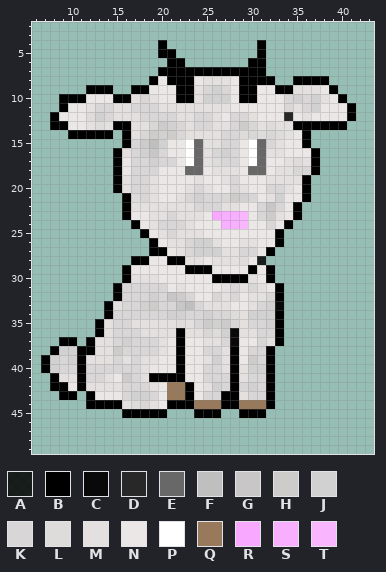
Pixel-art sprite -- www/textures/Character_1_vue_0.png. The picture above was drawn from the file before the commit.
The file is 50x50 pixels. Pixels under 10% opacity are left out. Colours within 5 levels of each other are drawn and written as one. Shown: x 6..43, y 2..49.
Palette (. is transparent): A #000000d7  B #000000  C #090909  D #282828  E #686868  F #c0bfbf  G #c8c6c6  H #cecbcb  J #d2d1d1  K #d8d6d6  L #dedbdb  M #e4e0e0  N #ece7e7  P #ffffff  Q #98795b  R #f8a9ff  S #f8afff  T #fab5ff
Pixels before, first column x 7:
 4 .............B..........B..........
 5 .............BB.........B..........
 6 ..............BB.......BB..........
 7 .............BBBBBBBBBBBB..........
 8 ............BNBBBNMMMNBBBB..BBBB...
 9 .....BBB..BBNNNBBMKJKNBBNNBBMMMNB..
10 ..BBBNNNBBMKMNNBBMJJJNBBNNNKJKJMNB.
11 ..BNNMKKMMKKKMMMMMMMMNNNNNNKMKJNNNB
12 .BNNNLJKMMMKKKKMMKKMNKKMNNNDNMNNNNB
13 .BBNNMLMBBMMKHJKMKKMMKHKMLMMBBBBBB.
14 ...BBBBB.BMKHJHKMMMMKKLKLKLMNB.....
15 .........BKHFJNNPEMMKKNPEKMNNB.....
16 ........BMKJGKNNPEMKJKNPEMMNNNB....
17 ........BNKKJKKNPEMLKKNPENNMLMB....
18 ........BNKKKNNNEENMMMNEENMMKKB....
19 ........BMKKMNNNNMNNMKNNNMMMMB.....
20 ........BMKKMNNNMKMNNKMNNKKMNB.....
21 .........BLKMNNMKJKKKHJKNMJNNB.....
22 .........BMMMMMMMKKKMMNNKGKNB......
23 .........BNNMMKMMMNRSSTNKHMNB......
24 ..........BNMKKKMNNNSSTNNKNB.......
25 ...........BNMKMMMNNNNNNNNB........
26 ............BNMMKJJMNNMMNNB........
27 ............BBNMKJJJMMKKNB.........
28 ..........BBNNBBMMNMMMLNA..........
29 .........BNNNNNNBBBNNNNBNB.........
30 .........BMMMNNNNNNBBBBMNB.........
31 ........BKKKKKNMNNNNMKMKMNB........
32 ........BKKKJKGHKNNKMKNMMKB........
33 .......BMKKJHKKGFKMMMNNMKJC........
34 .......BKKKKKKJJKKJKKLMJJJB........
35 ......BMKKMMMMMLMKHJHKMKKJB........
36 ......BMKKKMMMMBMMKLJCMMKKB........
37 ..BB.BMMKJKKKMNBNNMMKCNNKMB........
38 .BJJBBMMHKKKKMNBNNKKMBNKKB.........
39 BJKJBMMMKMKMMNNBNNMJMBNHKB.........
40 BJKKBKKKKKKMNNNBNNKKMBMJJB.........
41 .BMMBKKMNHKMBBBBNNKKKBMKKB.........
42 .BBNBMMMMKKKMNQQBNMJKBKJKB.........
43 ..BB.BNNNKJJKNQQBNKKBBMKKB.........
44 .....BBBBMLKMNBBBQQQBBQQQB.........
45 .........BBBBB...BBB..BBB..........
After the commit:
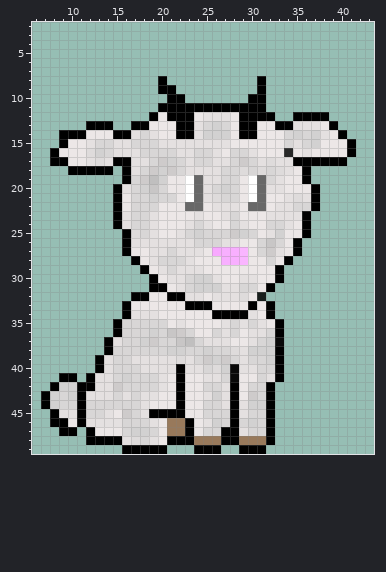
From old to new:
Changed rows in their new state; - is an unchanged pixel.
first column x 7:
 4 -------------.----------.----------
 5 -------------..---------.----------
 6 --------------..-------..----------
 7 -------------............----------
 8 ------------.B..........-.--....---
 9 -----...--...BB.........B........--
10 --............B-.......-B.........-
11 --...........BBBBBBBBBBBB..........
12 -...........BNBBBNM-MNBBBB..BBBB...
13 -....BBB..BBNNNBBM-JKNBBNNBBMMMN-.-
14 --B--NNNB---MNNBB-JJJNBBNNNKJKJMNB-
15 --BNNMKKMM-KKMMMMM--MN-NNNNKMKJNNNB
16 -BNNNLJKM-MKK-KMMKKMN-KMNNND-MNNNNB
17 -BBNNMLM-BMMKHJKMKKMM-HKMLM-BB-BBB-
18 ---BBBBB.BM-HJHKMMM-KKLKLKL-NB.----
19 --------.B-HFJ--PEMMK--PEK-NN------
20 -----------JGK--PE-KJ-NPEMMN-NB----
21 --------BNK-JKKNPEML-KNPENNMLMB----
22 --------BNKKKNNNEENM---EENMMKKB----
23 --------BMKK-NNNN--NMKN-NM-MMB-----
24 --------BMKK-NNN-KM-NKM---KMNB-----
25 ---------BLKMNN-KJKKKHJK-MJNNB-----
26 ---------BMMMM--MKKKMMNNKGKNB------
27 ---------BNNMMK-MMNRSSTNKHMNB------
28 -----------NMKKK-N-NSST-NKNB-------
29 ---------..B-MKMMMN----N-NB--------
30 ---------...B-MMKJJMNNM--NB--------
31 --------....BB--KJJJ-MK-NB.--------
32 --------..BBNNBBMM-M-MLNA..--------
33 -------..BNNNNNNBBBNN--BNB.--------
34 -------..BMMMNNNNNNBBBBMNB.--------
35 ------..B-KKKKNMNNNNM---MN---------
36 ------..B--KJKGHKNNKMKN-M----------
37 --..-..BMK-JHKKGFK--MN-M-JC--------
38 -......BK----KJJKKJ-KLMJJJB--------
39 ......B--KM--MMLMKH-HKMK-JB--------
40 ......BM----MMM-MM-LJC-MKKB--------
41 -.BB.BM-KJ-KKMN---MM-CNN-MB--------
42 --JJ-B--H---KMNBN-KKM-NK-----------
43 BJKJBMMMKMKMM-NBN-MJM-NH-----------
44 BJKKBKKKKKKMN-N-NNKKM-MJJ----------
45 -BMMBKKMNHKM--BBNNKKKBMKKB---------
46 -BBNBMMMMKKKMNQQBNMJKBKJKB---------
47 --BB-BNNNKJJKNQQBNKKBBMKKB---------
48 -----BBBBMLKMNBBBQQQBBQQQB---------
49 ---------BBBBB---BBB--BBB----------
Pixel boxes of the changes (left, top, right, bottom) in both pictures:
changed: (41, 40, 356, 454)
